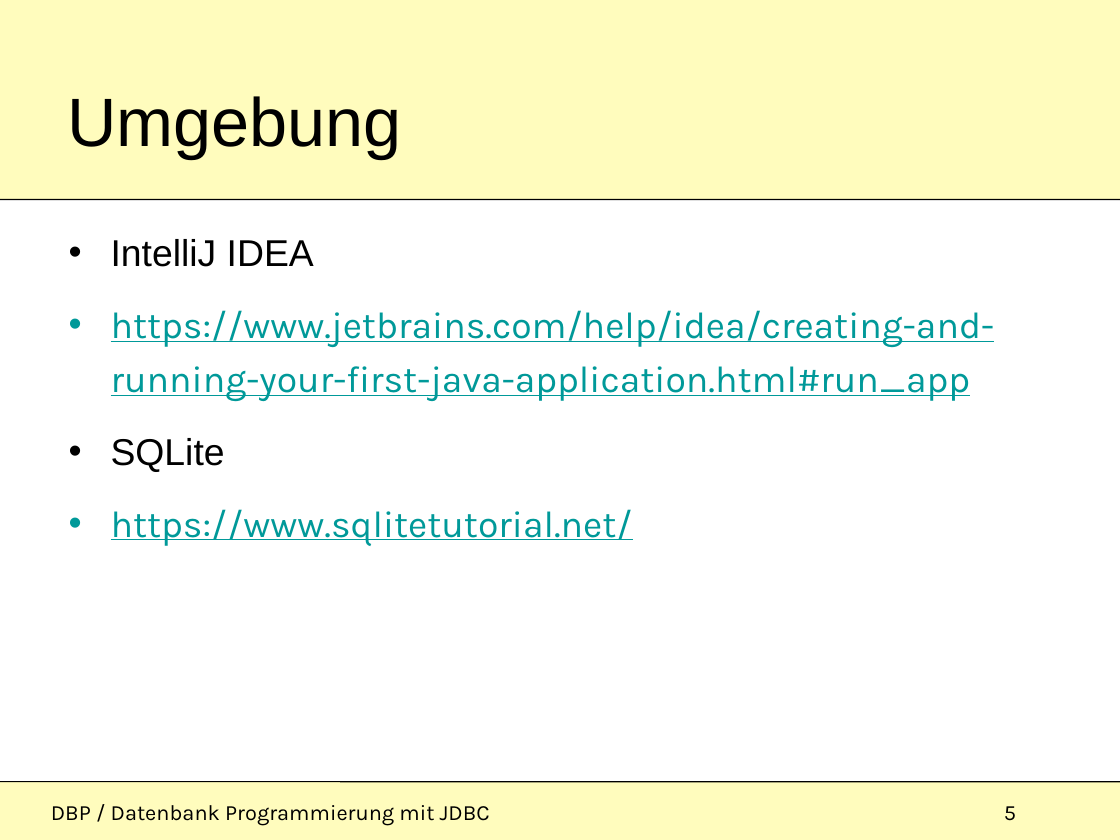
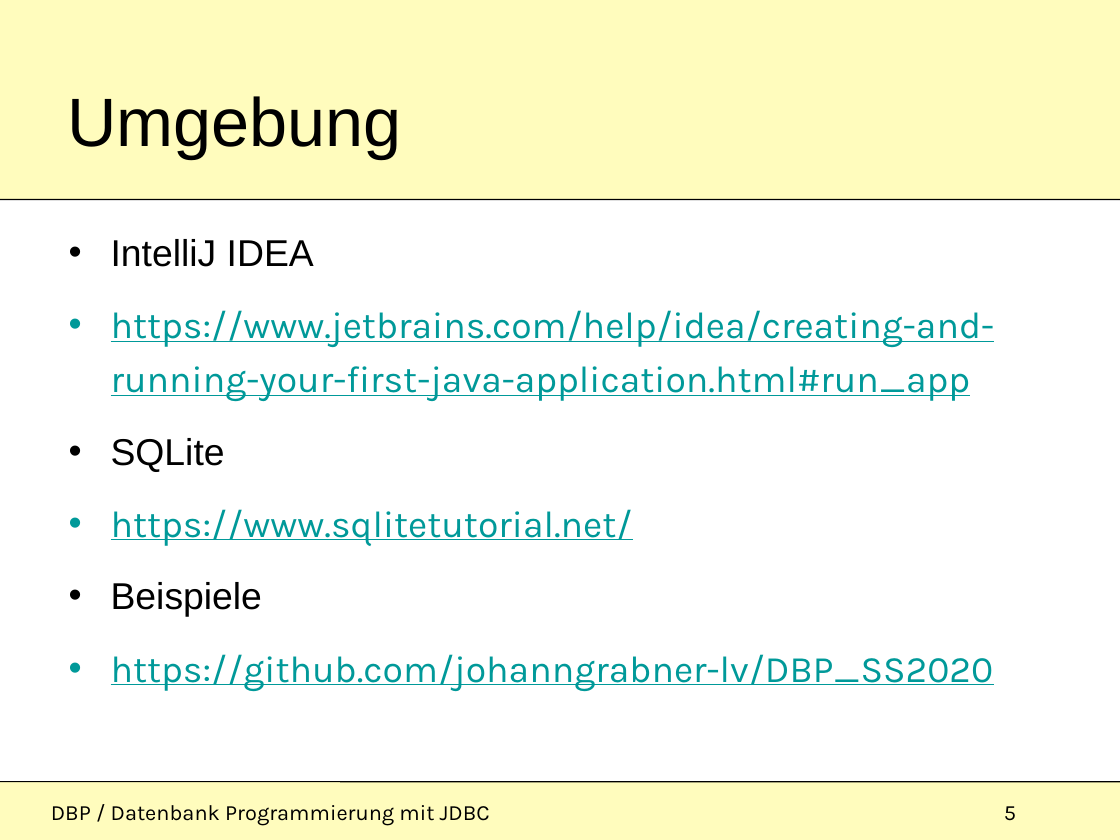
Before and after one commit to johanngrabner-lv/DBP_SS2020, a slide deck: slide 5 of JDBCSS2020.pptx. Drawn at 1120x840 pixels with LibreOffice and Linux fonts; fonts in the diff are those of the drawing; background and template pictures are left out. Boxes give left, top, right and bottom in pixels: in the first picture for what was removed or moved away, otherwise in the second. Text is boxed around its words. In the diff, an @@ line names an element or a change of style, - is before the commit and + after.

```diff
--- a/JDBCSS2020.pptx
+++ b/JDBCSS2020.pptx
@@ text at [111, 582, 994, 692]: paragraphs added @@
+• Beispiele
+• https://github.com/johanngrabner-lv/DBP_SS2020
```
Also in this commit, not shown: 1 other file.
